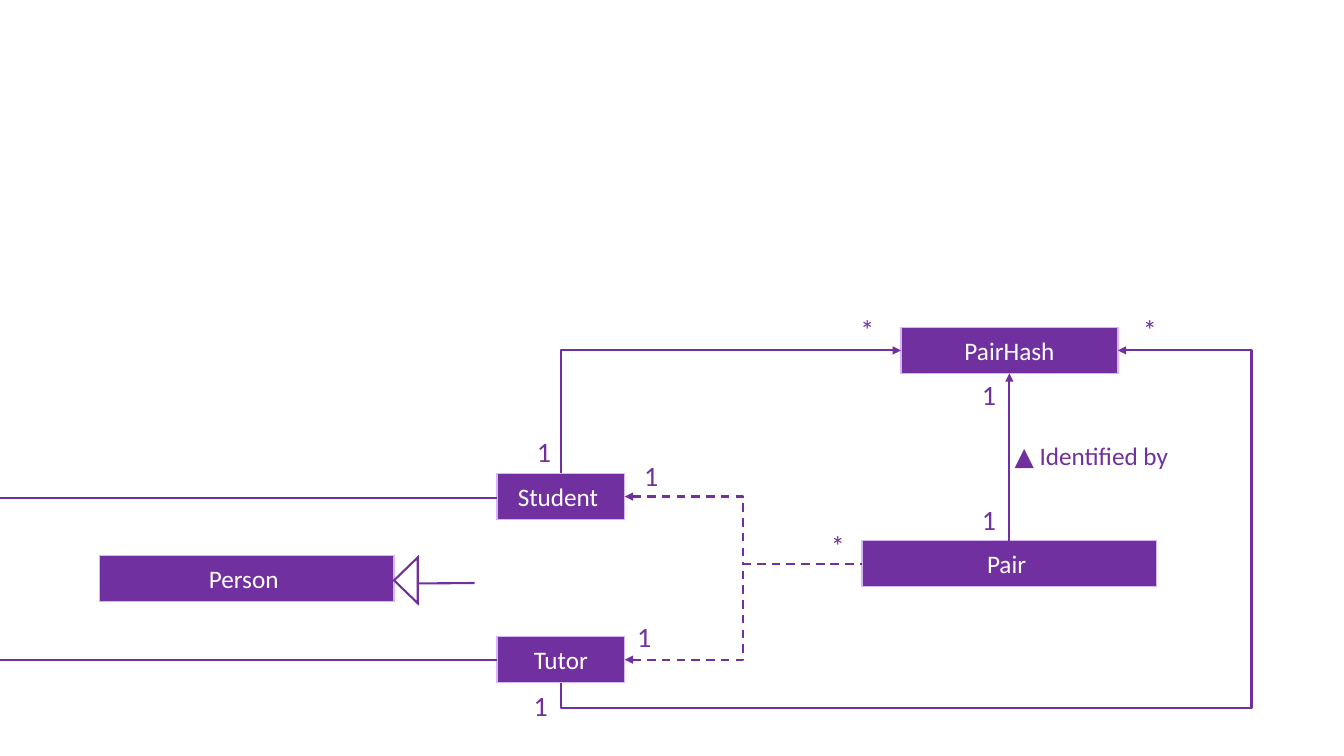
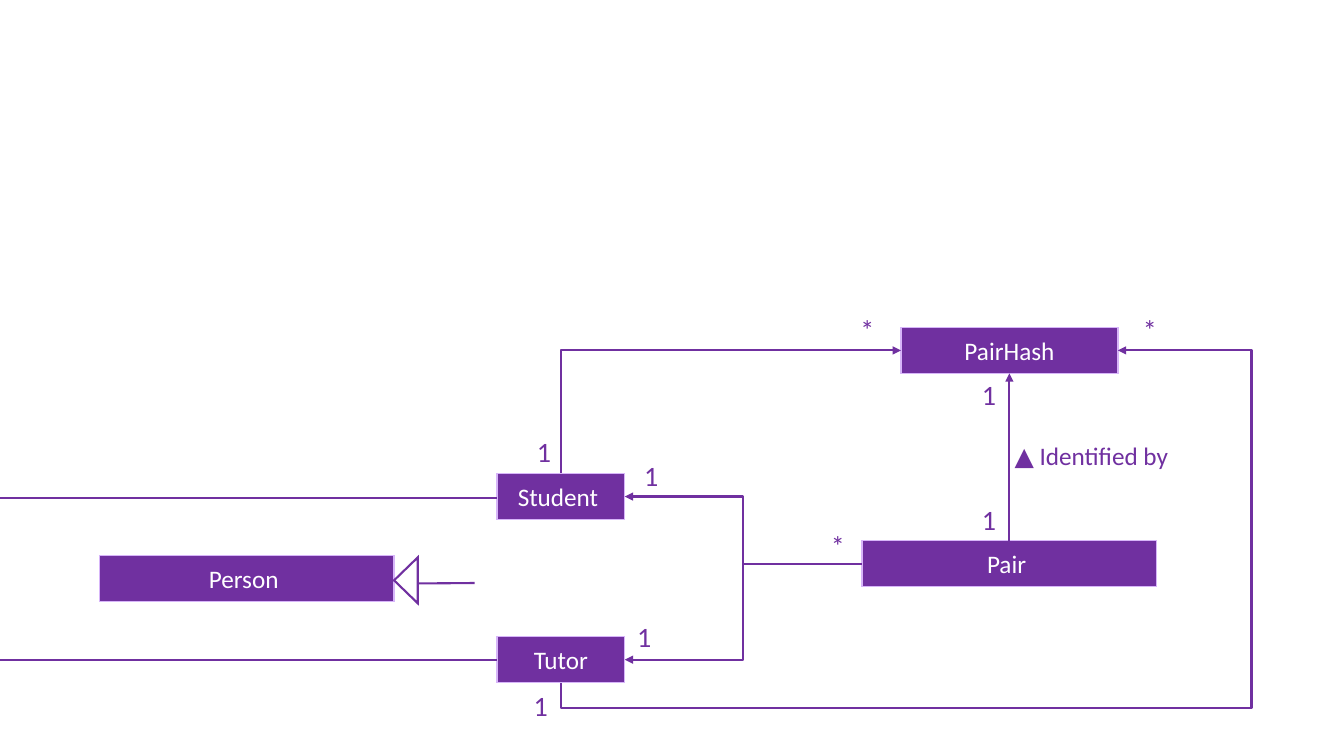
Before and after one commit to sherlynng/main, a slide deck: slide 1 of docs/diagrams/PairClassDiagram.pptx. Drawn at 1344x756 pixels with LibreOffice and Linux fonts; fonts in the diff are those of the drawing. Boxes give left, top, right and bottom in pixels: in the first picture for what was removed or moved away, otherwise in the second. Text is boxed around its words. In the diff, an @@ line names an element or a change of style, - is before the commit and + after.

```diff
--- a/docs/diagrams/PairClassDiagram.pptx
+++ b/docs/diagrams/PairClassDiagram.pptx
@@ elbow arrow (625, 497) - (862, 564): stroke #7030A0 1.5 pt dashed to #7030A0 1.5 pt @@
@@ elbow arrow (625, 659) - (862, 564): stroke #7030A0 1.5 pt dashed to #7030A0 1.5 pt @@
```
Also in this commit, not shown: 2 other files.
